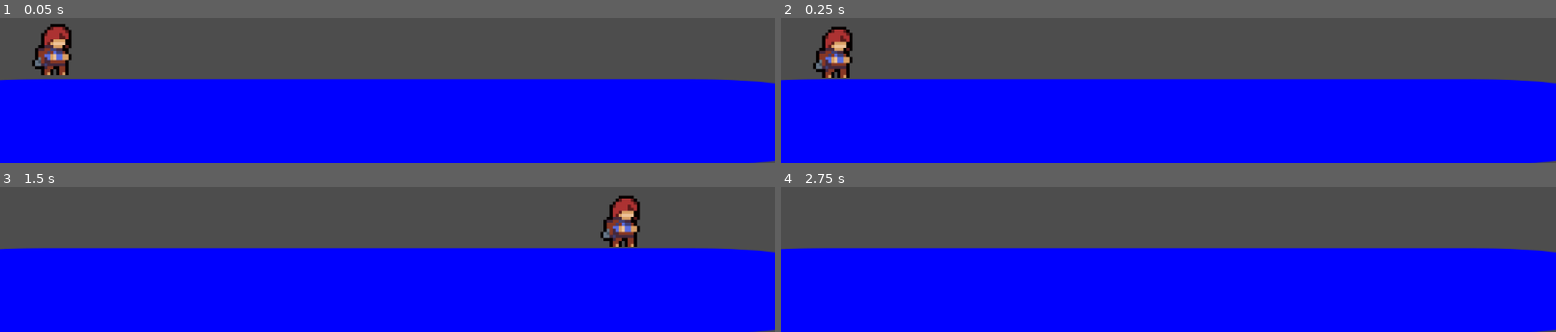
Above: before the commit, frames 1-4 (two rows, left to right).
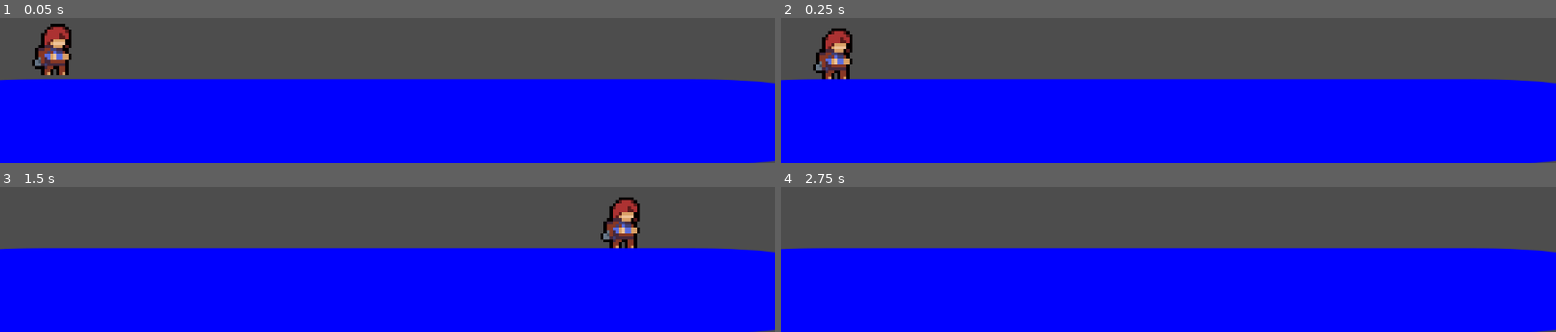
Above: after the commit, the same moments.

Repository: DonThaKidd/Celeste-Clone
Game: Godot game, scene res://main.tscn
Same seed, same stepped clock (60 frames per second), same inputs: the game is played once before the commit and once after it. The engine's default icon, where the game draws it, is replaced by a stand-in: a white triangle on a blue panel in a dark square.
Inputs:
- Up to frame 1 (0.05 s): no input
- Up to frame 2 (0.25 s): no input
- Up to frame 3 (1.5 s): tap Enter at 0.5 s; hold Shift (dash) 0.53-1.28 s; hold D (right) from 0.53 s (still down); tap Space (jump) at 0.77, 0.8, 1.07, 1.35 s
- Up to frame 4 (2.75 s): tap Space (jump) at 1.52, 1.82, 2.3 s; tap Shift (dash) at 1.55 s; release D (right) at 2.03 s; hold A (left) from 2.03 s (still down); hold Shift (dash) from 2.03 s (still down)

The runs differ from the first frame. In frame 1, 0.1% of the frame differs, in the area x 4-10%, y 8-40%; in frame 2, 0.6%; in frame 3, 0.6%, in the area x 77-83%, y 6-43%; in frame 4, nothing differs.

Commit message:
attempted dashing again
idea:
- using a similar direction function as the horizontal axis, copy the code for that and try using it to dash upwards

Diff:
--- a/player/player.tscn
+++ b/player/player.tscn
@@ -1,26 +1,27 @@
 [gd_scene load_steps=4 format=3 uid="uid://dashfxgddwaoh"]
 
 [ext_resource type="Script" path="res://player/scripts/player.gd" id="1_qbwmb"]
-[ext_resource type="Texture2D" uid="uid://bgru7hqiny0eq" path="res://player/char_iris_full.png" id="2_nou1r"]
+[ext_resource type="Texture2D" uid="uid://boxobx60ijmqm" path="res://char_iris_full.png" id="2_bgsax"]
 
 [sub_resource type="CapsuleShape2D" id="CapsuleShape2D_lisxu"]
-radius = 48.0
-height = 110.0
+radius = 33.0
+height = 102.0
 
 [node name="Player" type="CharacterBody2D"]
 collision_mask = 16
 script = ExtResource("1_qbwmb")
 
+[node name="dash_timer" type="Timer" parent="."]
+wait_time = 0.375
+
 [node name="Sprite2D" type="Sprite2D" parent="."]
-texture = ExtResource("2_nou1r")
+texture_filter = 1
+texture = ExtResource("2_bgsax")
 hframes = 16
 vframes = 16
 
 [node name="CollisionShape2D" type="CollisionShape2D" parent="."]
-position = Vector2(0, -1)
+position = Vector2(2, 0)
 shape = SubResource("CapsuleShape2D_lisxu")
 
-[node name="dash_timer" type="Timer" parent="."]
-wait_time = 0.375
-
 [connection signal="timeout" from="dash_timer" to="." method="_on_dash_timer_timeout"]
--- a/player/scripts/player.gd
+++ b/player/scripts/player.gd
@@ -1,57 +1,73 @@
-extends CharacterBody2D
+class_name player extends CharacterBody2D
 
+## movement speeds
 const move_speed = 300.0
 const dash_speed = 900.0
+
+## dashing variables
 var dashing = false
 var can_dash = true
+## direction variable for get_input_velocity_h()
+var horizontal = 0.0
+var vertical = 0.0
 
-var gravity = ProjectSettings.get_setting("physics/2d/default_gravity") - 100
+## gravity
+var gravity = ProjectSettings.get_setting("physics/2d/default_gravity")
 
+## jump time graph
 var jump_height : float = 100
 var jump_time_to_peak : float = 0.2
 var jump_time_to_descent : float = 0.1
 
+## math found on GDC.
 var jump_vel : float = ((2.0 * jump_height) / jump_time_to_peak) * -1.0
 var jump_grav : float = ((-2.0 * jump_height) / (jump_time_to_peak * jump_time_to_peak)) * -1.0
 var fall_grav : float = ((-2.0 * jump_height) / (jump_time_to_peak * jump_time_to_peak)) * -1.0
 
 
+## physics process - functioning as a ready() func.
 func _physics_process(delta : float) -> void:
 	velocity.y += get_grav() * delta
 
+## if the player inputs a dash and if the player is moving, the velocity of a dash is forced.
 	if dashing:
-		if get_input_velocity() != 0.0:
-			velocity.x = get_input_velocity() * dash_speed
+		if get_input_velocity_h() != 0.0:
+			velocity.x = get_input_velocity_h() * dash_speed
 	else:
-		velocity.x = get_input_velocity() * move_speed
+		velocity.x = get_input_velocity_h() * move_speed
 
 
+## prevents jumping infinitely
 	if Input.is_action_pressed("jump") and is_on_floor():
 		jump()
 
+## dash input
 	if Input.is_action_pressed("dash") and can_dash:
 		dashing = true
 		can_dash = false
 		$dash_timer.start()
 
+## prevents infinite dashing by resetting once touching the ground.
 	if can_dash == false:
 		if is_on_floor() == true:
 			can_dash = true
 
 	move_and_slide()
 
+## finding gravity
 func get_grav() -> float:
 	return jump_grav if velocity.y < 0.0 else fall_grav
 
+## jumping function
 func jump() -> void:
 	if dashing == true:
 		velocity.y = dash_speed
 	else:
 		velocity.y = jump_vel
 
-# gets input from user
-func get_input_velocity() -> float:
-	var horizontal := 0.0
+# gets horizontal input from user
+func get_input_velocity_h() -> float:
+	horizontal = 0.0
 
 	if Input.is_action_pressed("left"):
 		horizontal -= 1.0
@@ -60,5 +76,15 @@
 
 	return horizontal
 
+func get_input_velocity_v() -> float:
+	vertical = 0.0
+
+	if Input.is_action_pressed("down"):
+		vertical -= 1.0
+	if Input.is_action_pressed("up"):
+		vertical += 1.0
+
+	return vertical
+
 func _on_dash_timer_timeout() -> void:
 	dashing = false
--- a/project.godot
+++ b/project.godot
@@ -14,6 +14,10 @@
 run/main_scene="res://main.tscn"
 config/features=PackedStringArray("4.3", "Mobile")
 config/icon="res://icon.svg"
+
+[importer_defaults]
+
+image={}
 
 [input]
 
@@ -57,6 +61,10 @@
 2d_physics/layer_1="player"
 2d_physics/layer_5="walls"
 
+[physics]
+
+2d/default_gravity=700.0
+
 [rendering]
 
 renderer/rendering_method="mobile"
Renamed: player/char_iris_full.png -> char_iris_full.png
Not shown, changed: char_iris_full.png.import
